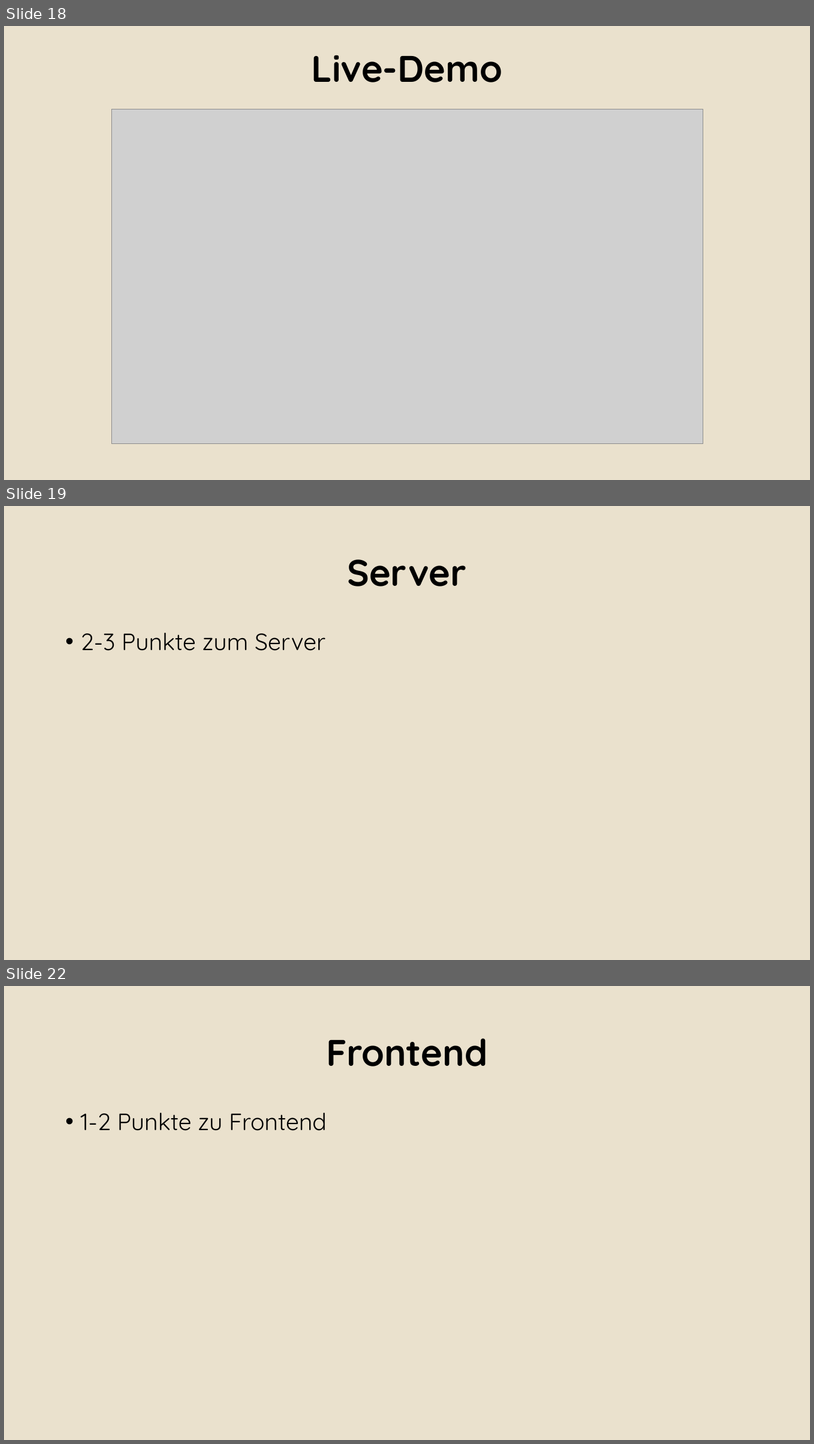
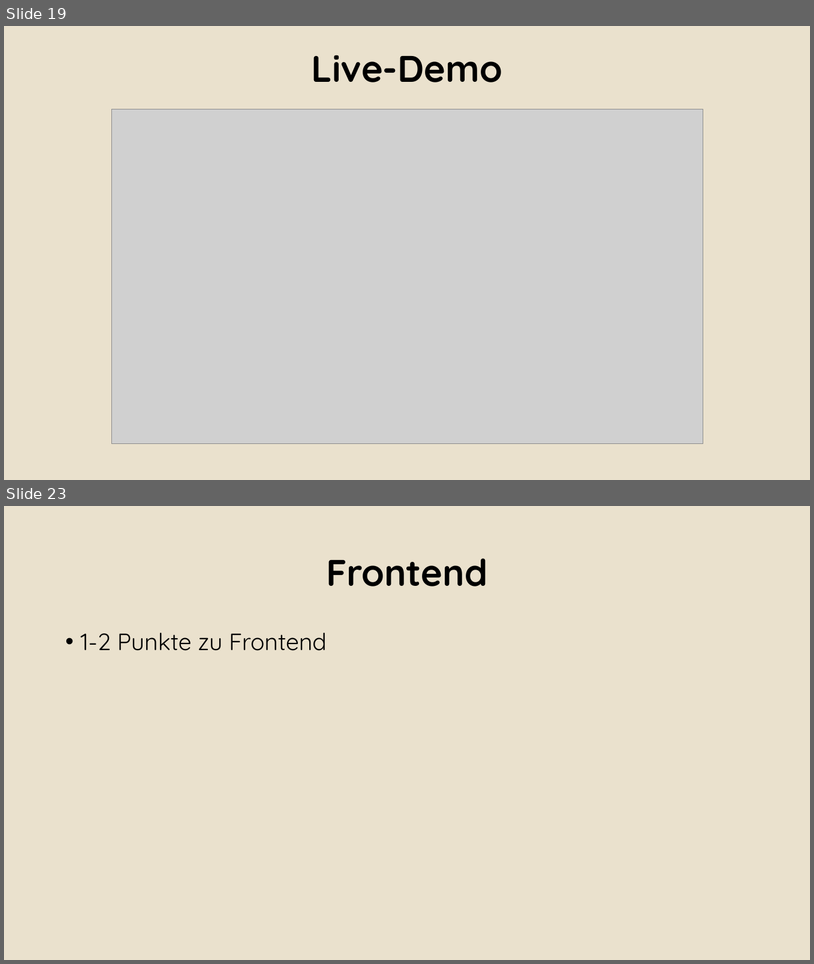
Before and after one commit to Alergeek/Dokumentation, a slide deck: Docs/AbschlussPräsi.pptx. Shown one above the other, each under a label of ours: slides 18, 19 and 22 before the commit, slides 19 and 23 after it; the slides between them are not shown. The pictures are 814x1444 and 814x964 pixels, drawn with LibreOffice and Linux fonts; fonts in the diff are those of the drawing; grey boxes stand for pictures; background and template pictures are left out. Boxes give left, top, right and bottom in pixels: in the first picture for what was removed or moved away, otherwise in the second. Text is boxed around its words. In the diff, an @@ line names an element or a change of style, - is before the commit and + after.

```diff
--- a/Docs/AbschlussPräsi.pptx
+++ b/Docs/AbschlussPräsi.pptx
@@ slide 19 removed at (4, 506, 810, 960), background #EAE2CE @@
@@ title removed at (347, 559, 467, 586) @@
-Server
@@ text removed at (81, 633, 326, 651) @@
-• 2-3 Punkte zum Server
@@ what was slide 18 is now slide 19 @@
@@ what was slide 22 is now slide 23 @@
```
Also in this commit, not shown: 7 slides changed, 2 slides added, 1 other file.
